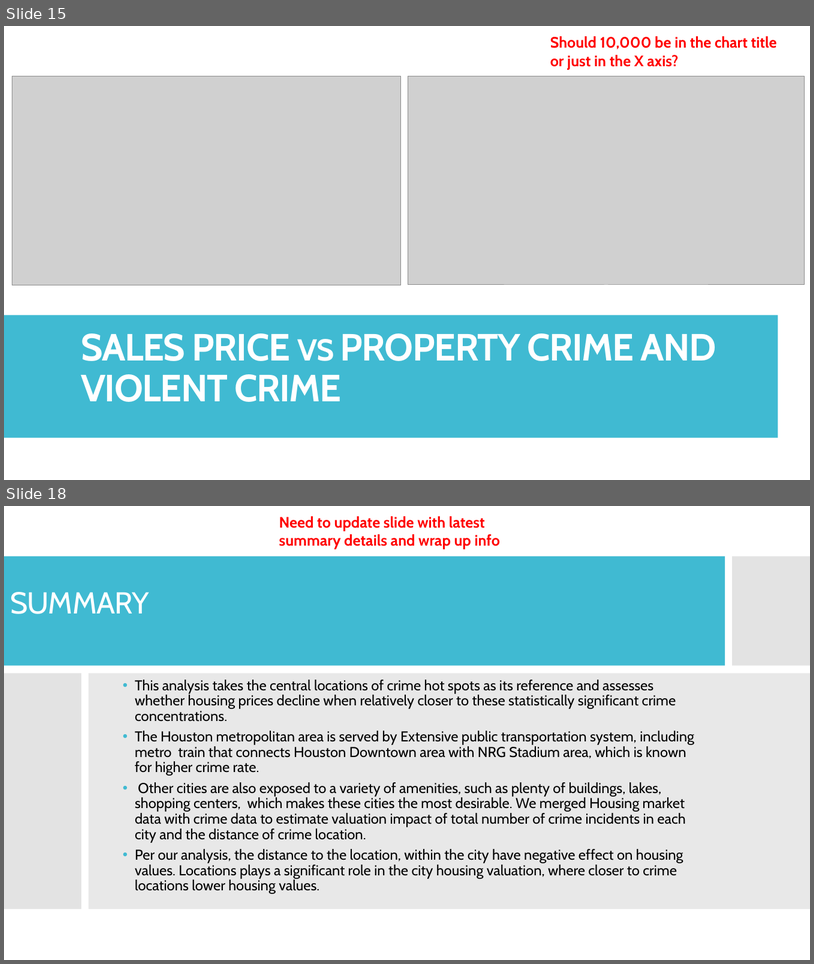
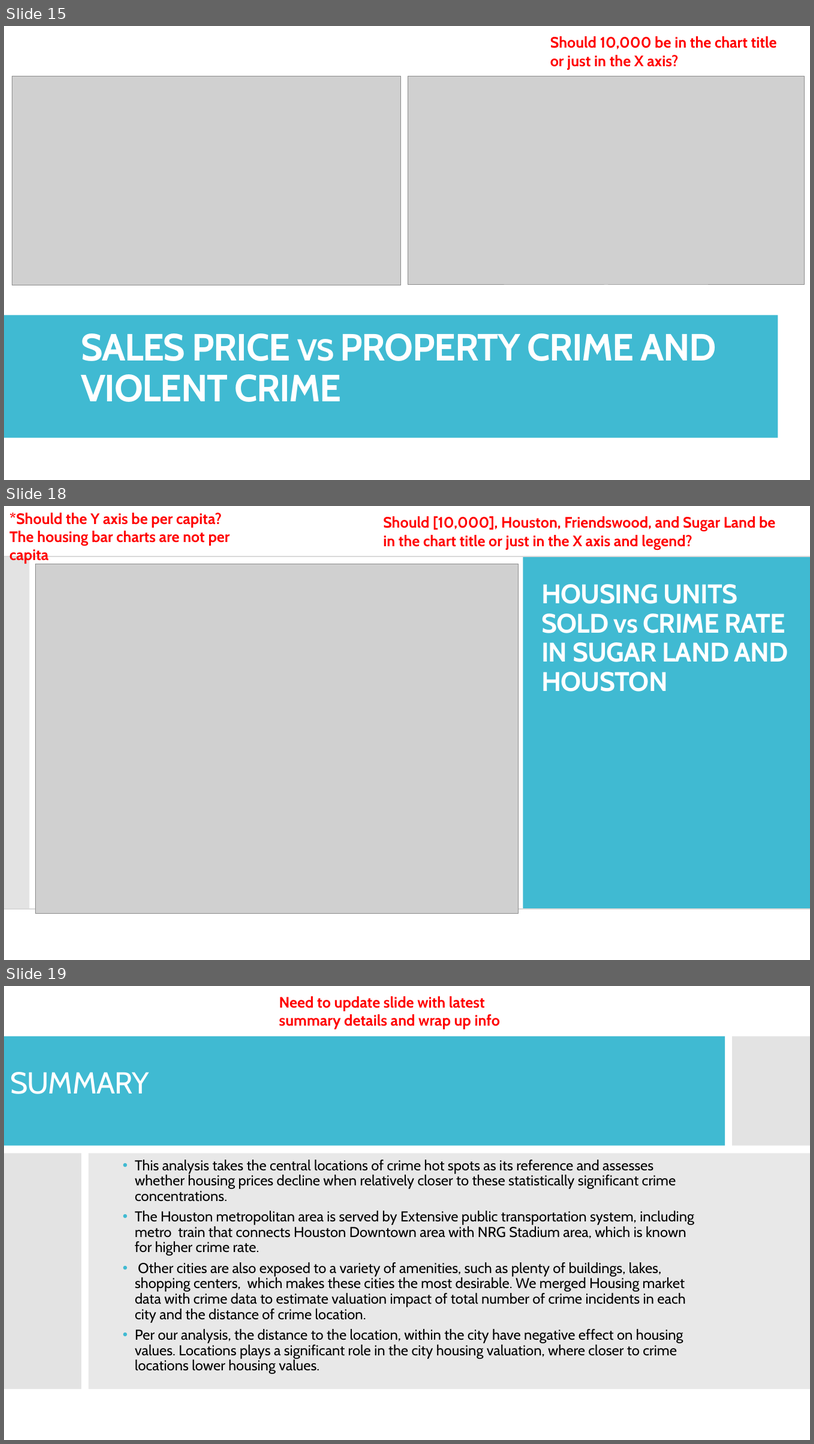
Before and after one commit to andresocorro/project_1, a slide deck: Presentation/final draft.pptx. Shown one above the other, each under a label of ours: slides 15 and 18 before the commit, slides 15, 18 and 19 after it; the slides between them are not shown. The pictures are 814x964 and 814x1444 pixels, drawn with LibreOffice and Linux fonts; fonts in the diff are those of the drawing; grey boxes stand for pictures. Boxes give left, top, right and bottom in pixels: in the first picture for what was removed or moved away, otherwise in the second. Text is boxed around its words. In the diff, an @@ line names an element or a change of style, - is before the commit and + after.

Commit message:
updated presentation images

```diff
--- a/Presentation/final draft.pptx
+++ b/Presentation/final draft.pptx
@@ slide 18 added at box(4, 506, 810, 960), background #FFFFFF; not listed: 1 template element that a slide beside it also shows @@
@@ rectangle added at box(4, 506, 810, 960), fill #FFFFFF @@
@@ text added at box(9, 513, 230, 564), 18 pt, text #FF0000, bold @@
+*Should the Y axis be per capita? The housing bar charts are not per capita
@@ text added at box(383, 516, 776, 550), 18 pt, text #FF0000, bold @@
+Should [10,000], Houston, Friendswood, and Sugar Land be in the chart title or just in the X axis and legend?
@@ rectangle added at box(4, 556, 232, 909), fill #40BAD2 @@
@@ rectangle added at box(4, 556, 29, 909), fill #C8C8C8 at 50% opacity @@
@@ line added from (4, 556) to (810, 556), #D9D9D9 1.5 pt @@
@@ rectangle added at box(523, 556, 810, 909), fill #40BAD2 @@
@@ rectangle added at box(786, 556, 810, 909), fill #C8C8C8 at 50% opacity @@
@@ picture added at box(35, 564, 519, 913) @@
@@ title added at box(542, 584, 789, 691), 32 pt, text #FFFFFF, bold @@
+HOUSING UNITS SOLD vs CRIME RATE IN SUGAR LAND AND HOUSTON
@@ line added from (4, 909) to (810, 909), #D9D9D9 1.5 pt @@
@@ what was slide 18 is now slide 19 @@
```
Also in this commit, not shown: 3 slides changed.
